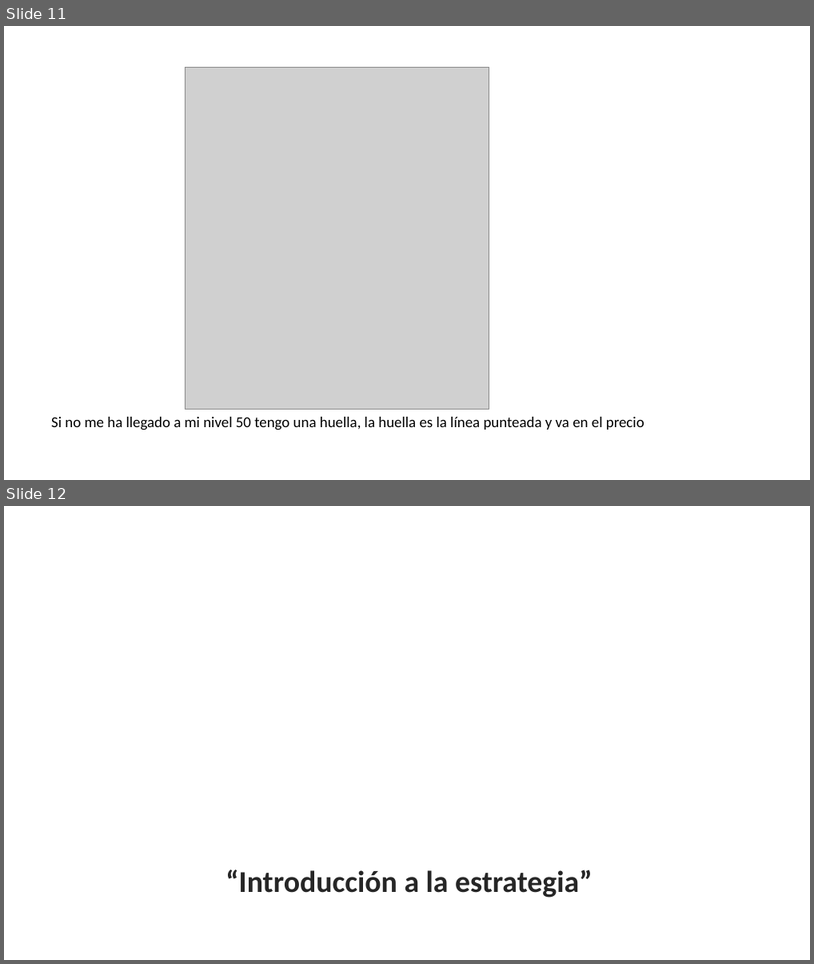
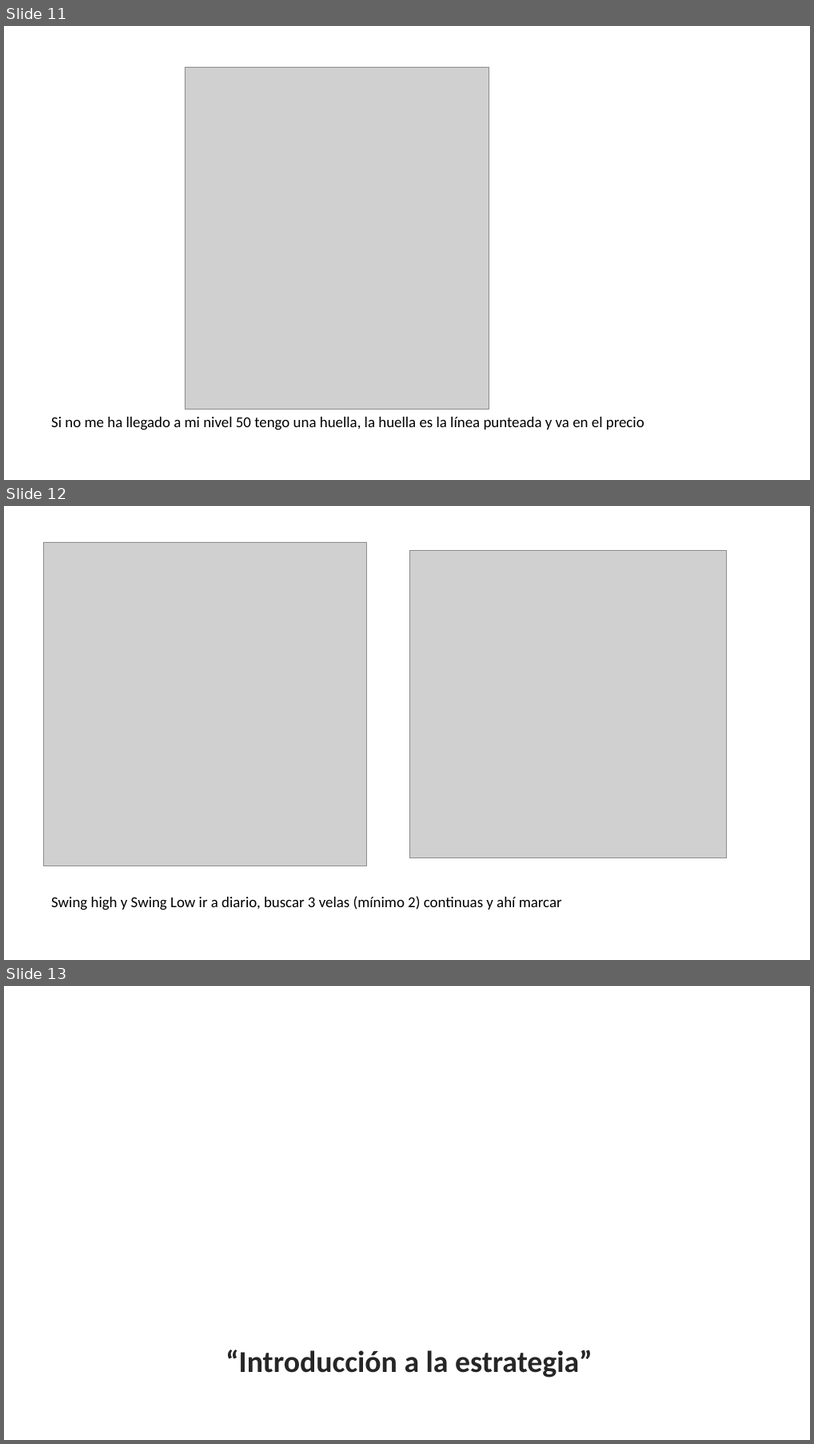
Before and after one commit to Edd1eware/Yields_Academy, a slide deck: Manual_YIELDS_ACADEMY.pptx. Shown one above the other, each under a label of ours: slides 11 and 12 before the commit, slides 11, 12 and 13 after it. The pictures are 814x964 and 814x1444 pixels, drawn with LibreOffice and Linux fonts; fonts in the diff are those of the drawing; grey boxes stand for pictures; background and template pictures are left out. Boxes give left, top, right and bottom in pixels: in the first picture for what was removed or moved away, otherwise in the second. Text is boxed around its words. In the diff, an @@ line names an element or a change of style, - is before the commit and + after.

Commit message:
Swing high y Swing low

```diff
--- a/Manual_YIELDS_ACADEMY.pptx
+++ b/Manual_YIELDS_ACADEMY.pptx
@@ slide 12 added at (x1=4, y1=506, x2=810, y2=960), background #FFFFFF @@
@@ picture added at (x1=43, y1=542, x2=366, y2=865) @@
@@ picture added at (x1=410, y1=550, x2=727, y2=858) @@
@@ text added at (x1=51, y1=896, x2=562, y2=910), 18 pt, text #000000 @@
+Swing high y Swing Low ir a diario, buscar 3 velas (mínimo 2) continuas y ahí marcar
@@ what was slide 12 is now slide 13 @@
```
